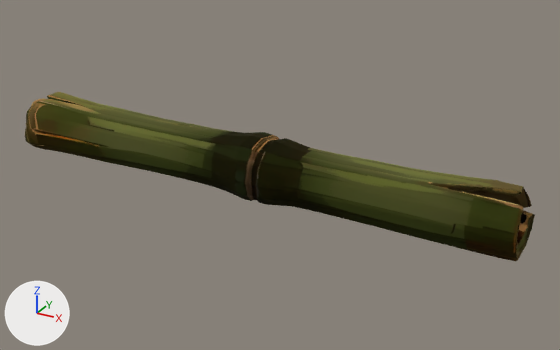
One commit to the glTF model assets/models/items/item_bamboo/item_bamboo.glb: the scene before it, then after it.
Camera for both pictures: a camera (50 mm lens) standing at (0.543, -0.888, 0.482) and looking at (0.045, 0.017, 0.03). The axes (+X, +Y, +Z) are drawn at lower left. The lights are the same throughout. The first picture is the older version.

The older version as bpy lines, for what is in view:
```python
mat_material_005 = principled_material('Material.005')
mat_material_005.texture = img_textured
mat_material_005.metallic = 1.0
mat_material_005.roughness = 1.0
me_textured_004 = bpy.data.meshes.new('textured.004')
me_textured_004.from_pydata(...)  # 19995 vertices, 39994 faces; spans x -0.4..0.4, y -0.055..0.055, z 0.0..0.09
me_textured_004.materials.append(mat_material_005)  # picture img_textured
ob_item_bamboo = bpy.data.objects.new('item_bamboo', me_textured_004)
ob_item_bamboo.location = (0.0, 0.0, 0.0)
```
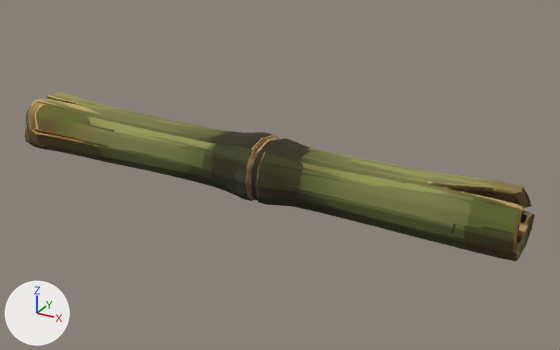
The edits, one by one:
In material 'Material.005' (mat_material_005), metallic goes from 1.0 to 0.0.

Where the change shows, as pixel boxes (x1, y1, x2, y2) in the pictures (560 x 350 px):
'item_bamboo', surface changed (lighter)
    both: (25, 92, 535, 261)
